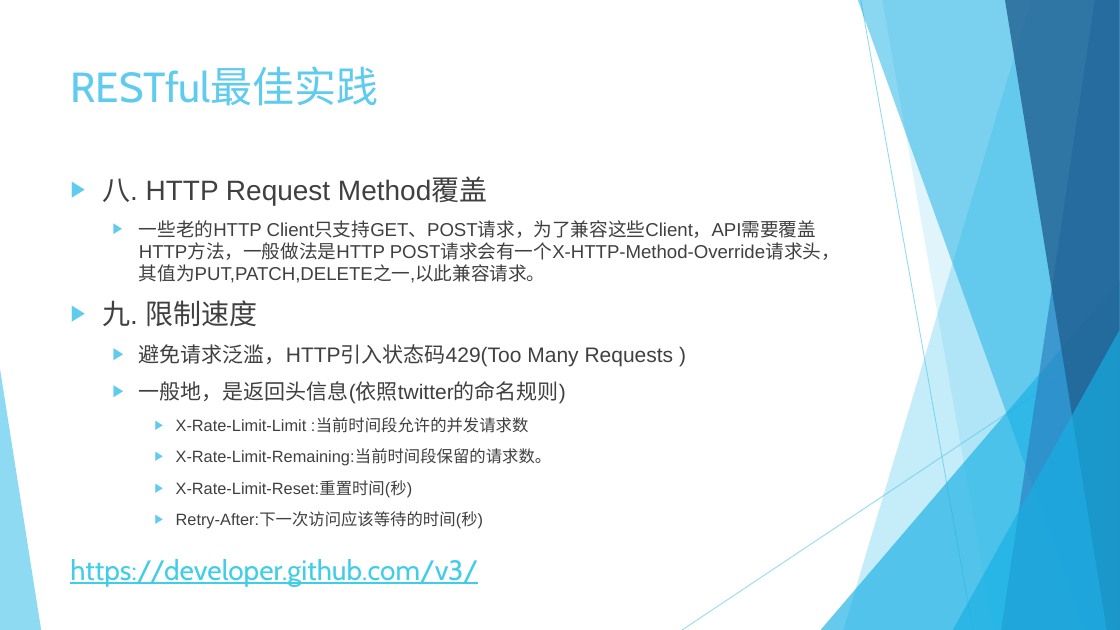
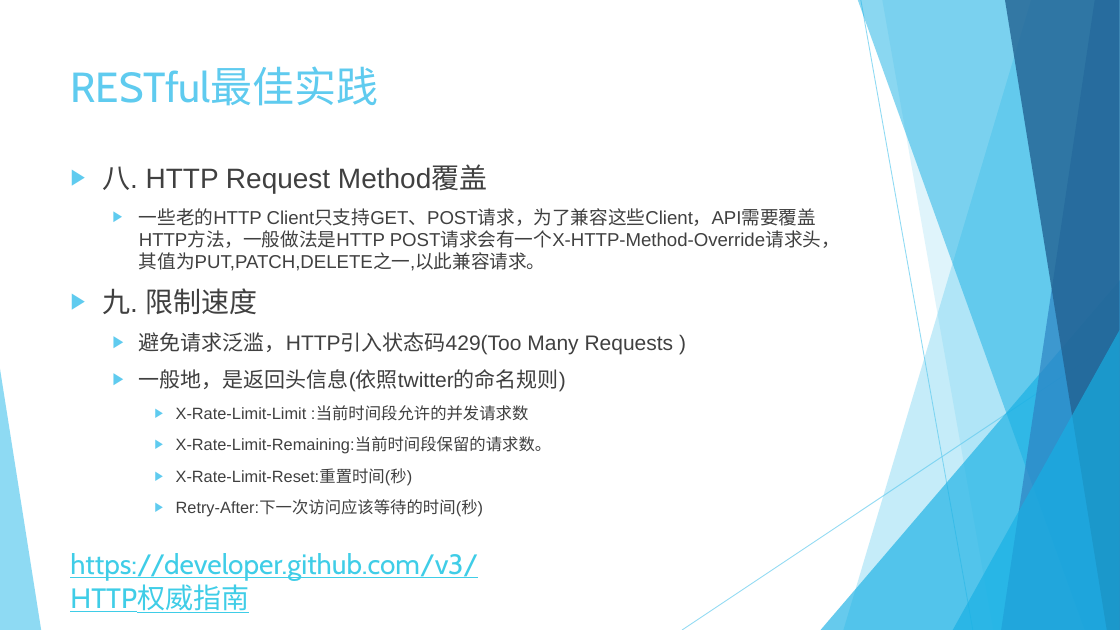
Before and after one commit to Crab2died/micro-boot, a slide deck: slide 16 of rest-api/RESTful.pptx. Drawn at 1120x630 pixels with LibreOffice and Linux fonts; fonts in the diff are those of the drawing. Boxes give left, top, right and bottom in pixels: in the first picture for what was removed or moved away, otherwise in the second. Text is boxed around its words. In the diff, an @@ line names an element or a change of style, - is before the commit and + after.

```diff
--- a/rest-api/RESTful.pptx
+++ b/rest-api/RESTful.pptx
@@ text "八. HTTP Request Method覆盖": place and size @@
-text "八. HTTP Request Method覆盖" at bbox=[102, 178, 840, 529]
+text "八. HTTP Request Method覆盖" at bbox=[102, 166, 840, 517]
@@ text at bbox=[70, 585, 249, 613]: paragraph added @@
+HTTP权威指南
```
Also in this commit, not shown: 3 other slides changed, 1 other file.
